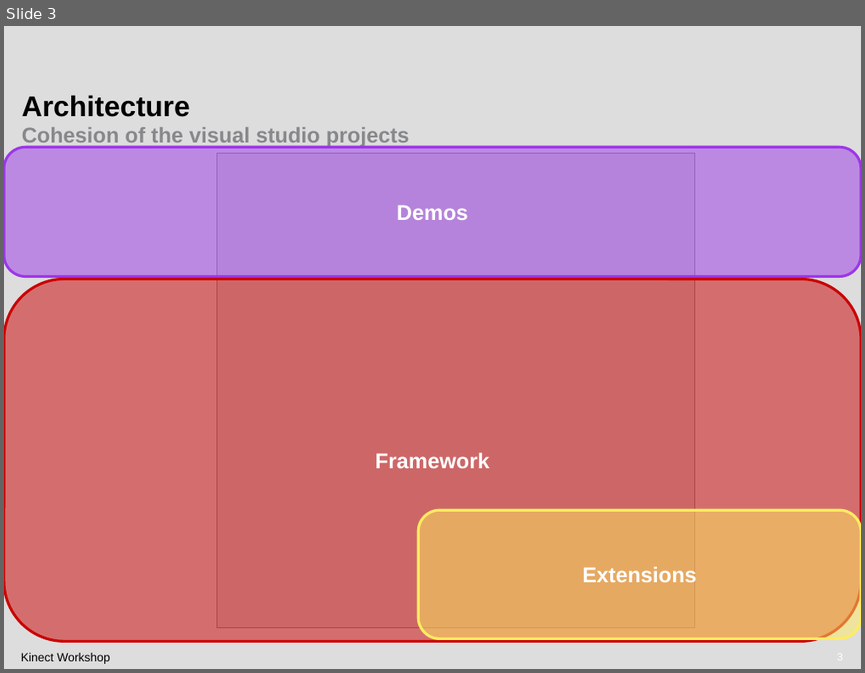
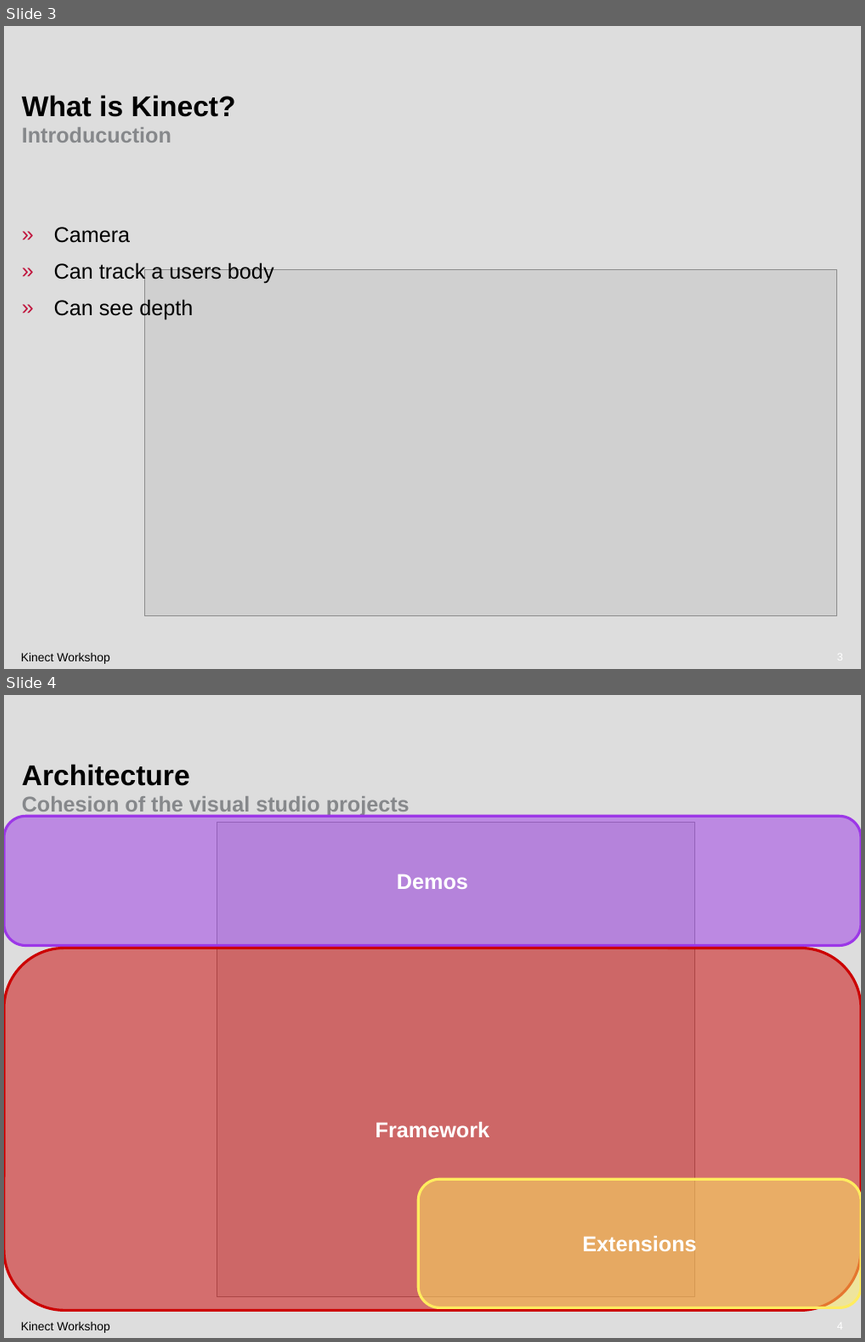
Before and after one commit to atosorigin/Kinect, a slide deck: doc/Demos/Workshop/Workshop presentation.pptx. Shown one above the other, each under a label of ours: slide 3 before the commit, slides 3 and 4 after it. The pictures are 865x673 and 865x1342 pixels, drawn with LibreOffice and Linux fonts; fonts in the diff are those of the drawing; grey boxes stand for pictures; background and template pictures are left out. Boxes give left, top, right and bottom in pixels: in the first picture for what was removed or moved away, otherwise in the second. Text is boxed around its words. In the diff, an @@ line names an element or a change of style, - is before the commit and + after.

```diff
--- a/doc/Demos/Workshop/Workshop presentation.pptx
+++ b/doc/Demos/Workshop/Workshop presentation.pptx
@@ slide 3 added at (4, 26, 861, 669), background picture (left out); not listed: 2 template elements that a slide beside it also shows @@
@@ title added at (22, 95, 236, 117), 24 pt, text #000000, bold @@
+What is Kinect?
@@ text added at (22, 127, 171, 142), 18 pt, text #86888B, bold @@
+Introducuction
@@ text added at (54, 227, 274, 320), 18 pt, text #000000 @@
+» Camera
+» Can track a users body
+» Can see depth
@@ picture added at (144, 269, 837, 616) @@
@@ what was slide 3 is now slide 4 @@
```
Also in this commit, not shown: 4 slides changed.
